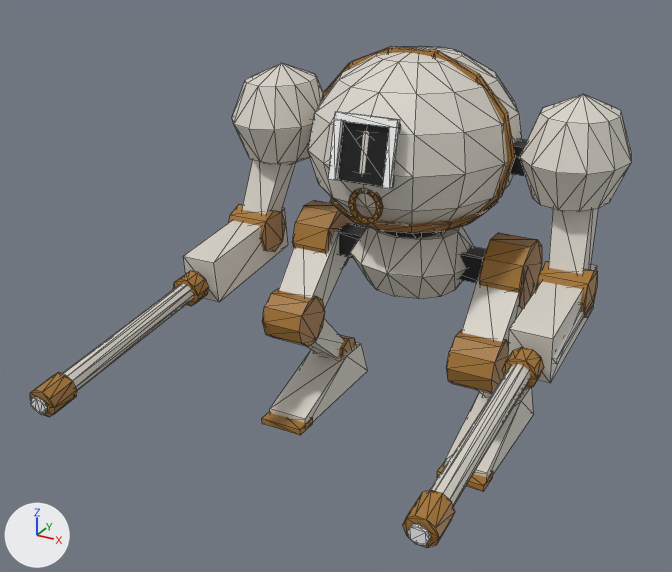
The glTF model game/battle/models/luminar/striker.glb: old version first, new version second.
Both versions are drawn from a 50 mm lens placed at (4.05, -9.18, 6.08), pointed at (-0.18, -1.5, 2.24). The lights are fixed; the arrows at lower left show +X, +Y and +Z. The first picture is the older version. Mesh edges are drawn as thin lines. Vertices at exactly the same position are counted once.

In view in the first picture: 'body'.
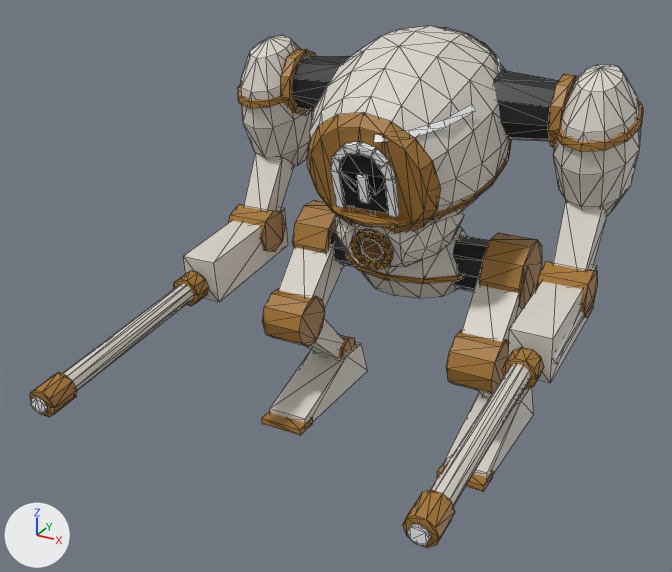
Pixel boxes [x1, y1, x2, y2] of what changed, in the pictures (672 x 572 px):
'body', reshaped: before [30, 46, 632, 547]; after [30, 26, 643, 547]
part 1 of me_body, added: after [493, 70, 559, 141]
part 2 of me_body, added (brown): after [548, 74, 578, 148]
part 3 of me_body, added: after [293, 56, 351, 111]
part 4 of me_body, added (brown): after [281, 49, 316, 116]
part 5 of me_body, added: after [330, 226, 490, 292]
part 6 of me_body, rebuilt (6% narrower, 12% taller): before [308, 46, 522, 224]; after [309, 26, 510, 225]
part 7 of me_body, rebuilt (21% narrower, 28% taller): before [520, 94, 632, 212]; after [553, 64, 641, 215]
part 8 of me_body, rebuilt (21% narrower, 28% taller): before [232, 63, 323, 165]; after [241, 36, 313, 167]
part 9 of me_body, rebuilt (not visible afterwards): before [382, 230, 446, 238]
part 10 of me_body, rebuilt: before [549, 209, 598, 274]; after [553, 201, 607, 270]
part 11 of me_body, rebuilt: before [242, 160, 295, 214]; after [244, 153, 294, 211]
part 12 of me_body, deleted: before [308, 112, 528, 224]
part 13 of me_body, built on: before [321, 46, 515, 299]; after [238, 28, 643, 298]

What changed in the scene script:
```text
Change me_body:
    used by ob_body; location = (0.0, 0.0, 0.0)
    remove me_body.from_pydata(...)  # 882 vertices, 1502 faces; spans x -2.3..2.3, y -4.03..1.3, z 0.0..4.45
    add me_body.from_pydata(...)  # 1375 vertices, 2416 faces; spans x -2.32..2.32, y -4.03..1.27, z 0.0..4.63
    me_body part 1: a new loose piece, a 10-sided cut cone along x (radius 0.36 at the low end, 0.3 at the high end) spanning x 0.85..1.6, y -0.16..0.53, z 3.53..4.25, in mat_defaultmaterial
    me_body part 2: a new loose piece, a 10-sided cylinder along x spanning x 1.5..1.62, y -0.18..0.55, z 3.51..4.27, in mat_defaultmaterial
    me_body part 3: a new loose piece, a 10-sided cut cone along x (radius 0.3 at the low end, 0.36 at the high end) spanning x -1.6..-0.85, y -0.16..0.53, z 3.53..4.25, in mat_defaultmaterial
    me_body part 4: a new loose piece, a 10-sided cylinder along x spanning x -1.62..-1.5, y -0.18..0.55, z 3.51..4.27, in mat_defaultmaterial
    me_body part 5: a new loose piece, a 10-sided cylinder along x spanning x -1.0..1.0, y -0.25..0.35, z 1.81..2.39, in mat_defaultmaterial
    me_body part 6: the loose piece of 91 vertices spanning x -1.12..1.12, y -1.3..1.3, z 2.7..4.45 is rebuilt with 145 vertices and now spans x -1.05..1.05, y -1.33..1.25, z 2.57..4.63
    me_body part 7: the loose piece of 38 vertices spanning x 1.2..2.3, y -0.65..0.75, z 2.88..4.12 is rebuilt with 62 vertices and now spans x 1.48..2.32, y -0.36..0.9, z 2.76..4.4
    me_body part 8: the loose piece of 38 vertices spanning x -2.3..-1.2, y -0.65..0.75, z 2.88..4.12 is rebuilt with 62 vertices and now spans x -2.32..-1.48, y -0.36..0.9, z 2.76..4.4
    me_body part 9: the loose piece of 20 vertices spanning x -0.48..0.48, y -0.5..0.5, z 2.4..2.75 is rebuilt with 30 vertices and now spans x -0.48..0.48, y -0.4..0.6, z 2.35..2.85
    me_body part 10: the loose piece of 8 vertices spanning x 1.6..2.07, y -0.5..0.21, z 2.13..3.28 is rebuilt with 8 vertices and now spans x 1.71..2.09, y -0.47..0.24, z 2.13..3.03
    me_body part 11: the loose piece of 8 vertices spanning x -2.07..-1.6, y -0.5..0.21, z 2.13..3.28 is rebuilt with 8 vertices and now spans x -2.09..-1.71, y -0.47..0.24, z 2.13..3.03
    me_body part 12: 17 loose pieces with 136 vertices, spanning x -1.5..1.5, y -1.24..0.2, z 2.87..3.97, are deleted
    me_body part 13: 41 vertices moved from x -0.75..0.75, y -0.65..0.75, z 1.6..2.6 to x -0.78..0.78, y -0.65..0.75, z 1.62..2.54; 90 vertices removed from x -1.17..1.17, y -1.36..1.04, z 1.95..4.45; 487 vertices added at x -2.32..2.32, y -1.4..1.27, z 2.03..4.56
    other edits to the shape of me_body do not show in these pictures
```
